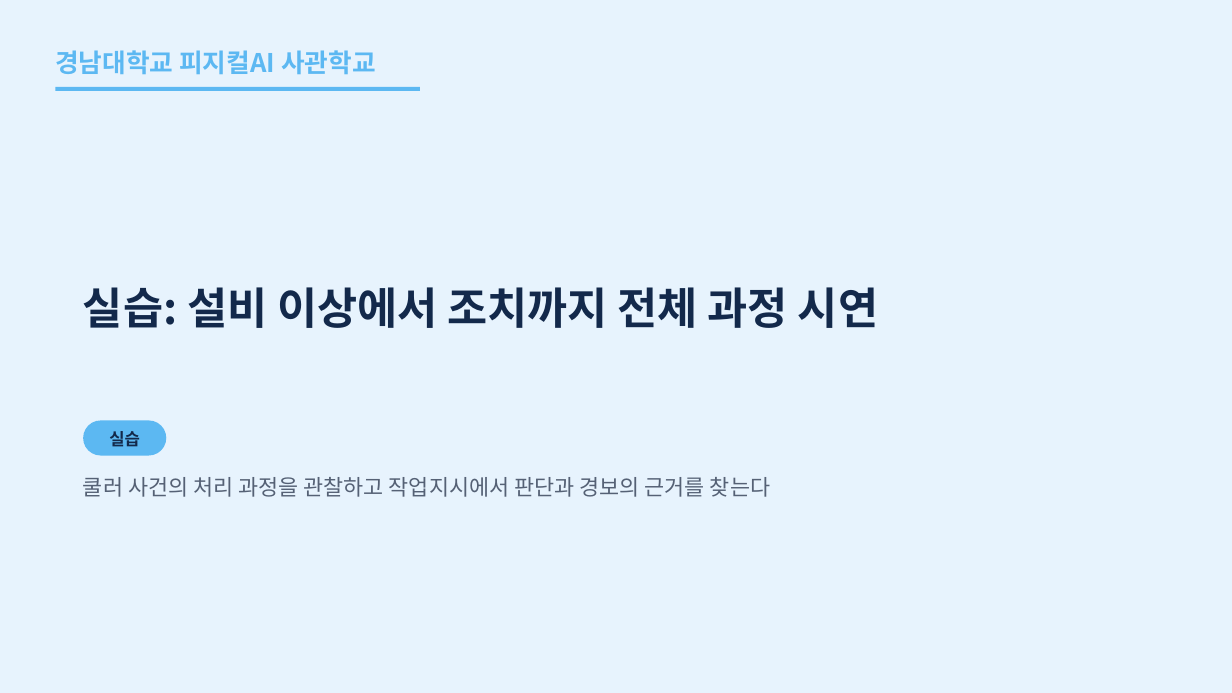
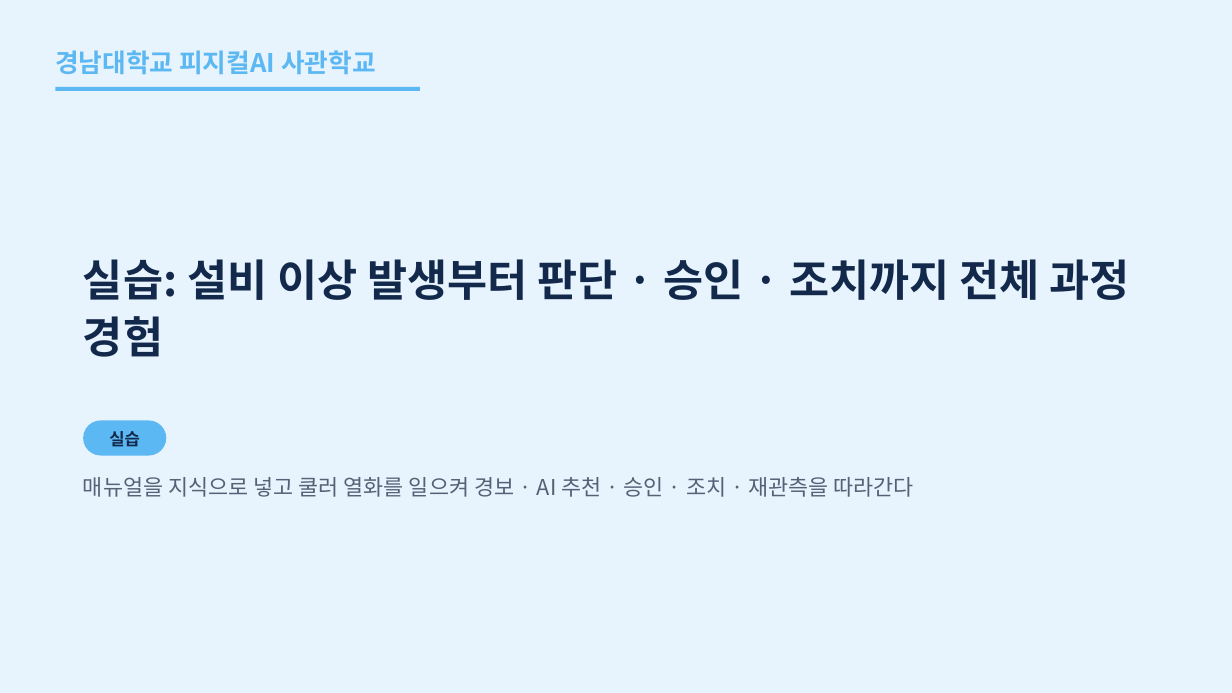
Before and after one commit to uengine-oss/hyd-iot-edu, a slide deck: slide 44 of 산출물/통합반/이론/01회차/통합반_01일차.pptx. Drawn at 1232x693 pixels with LibreOffice and Linux fonts; fonts in the diff are those of the drawing. Boxes give left, top, right and bottom in pixels: in the first picture for what was removed or moved away, otherwise in the second. Text is boxed around its words. In the diff, an @@ line names an element or a change of style, - is before the commit and + after.

```diff
--- a/산출물/통합반/이론/01회차/통합반_01일차.pptx
+++ b/산출물/통합반/이론/01회차/통합반_01일차.pptx
@@ text at <box>83,259,1130,357</box>: text changed @@
-실습: 설비 이상에서 조치까지 전체 과정 시연
+실습: 설비 이상 발생부터 판단 · 승인 · 조치까지 전체 과정 경험
@@ text at <box>83,477,914,497</box>: text changed @@
-쿨러 사건의 처리 과정을 관찰하고 작업지시에서 판단과 경보의 근거를 찾는다
+매뉴얼을 지식으로 넣고 쿨러 열화를 일으켜 경보 · AI 추천 · 승인 · 조치 · 재관측을 따라간다
```
Also in this commit, not shown: 3 other slides changed, 1 slide added, 1 slide removed, 12 other files.
